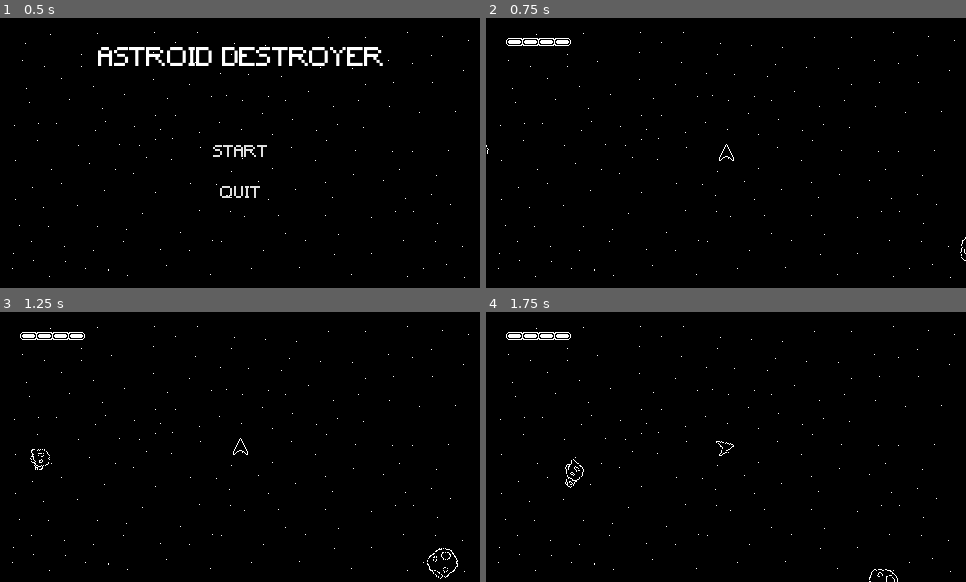
Above: before the commit, frames 1-4 (two rows, left to right).
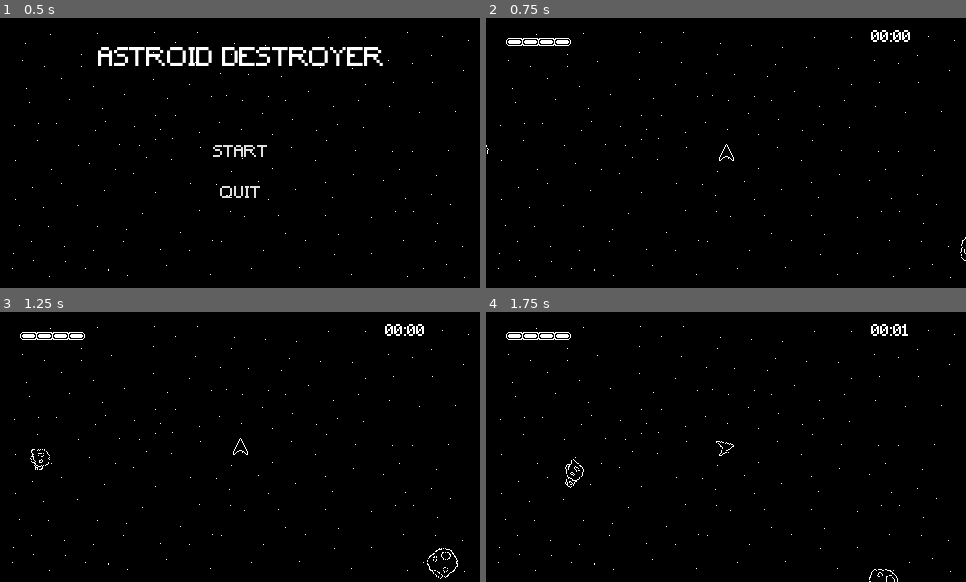
Above: after the commit, the same moments.

Repository: agkioura/Asteroids-Clone
Game: Godot game, scene res://game.tscn
Same seed, same stepped clock (60 frames per second), same inputs: the game is played once before the commit and once after it.
Inputs:
- Up to frame 1 (0.5 s): no input
- Up to frame 2 (0.75 s): click "START" at 0.5 s
- Up to frame 3 (1.25 s): no input
- Up to frame 4 (1.75 s): hold Right (ui_right) from 1.28 s (still down); hold Z (shoot) from 1.28 s (still down)

Frame 1 is identical in both runs. In frame 2, 0.2% of the frame differs, in the area x 80-89%, y 4-9%; in frame 3, 0.2%; in frame 4, 0.2%.

Commit message:
created timer

Diff:
--- a/entities/space ship/space_ship.gd
+++ b/entities/space ship/space_ship.gd
@@ -68,4 +68,5 @@
 			#animateDamage()
 			animation_player.play("damaged")
 		else:
-			Global.gameOver.emit()
+			pass
+			#Global.gameOver.emit()
--- a/entities/space ship/space_ship.tscn
+++ b/entities/space ship/space_ship.tscn
@@ -5,6 +5,21 @@
 
 [sub_resource type="CircleShape2D" id="CircleShape2D_uvhui"]
 radius = 11.0
+
+[sub_resource type="Animation" id="Animation_ule3m"]
+length = 0.001
+tracks/0/type = "value"
+tracks/0/imported = false
+tracks/0/enabled = true
+tracks/0/path = NodePath("Sprite2D:visible")
+tracks/0/interp = 1
+tracks/0/loop_wrap = true
+tracks/0/keys = {
+"times": PackedFloat32Array(0),
+"transitions": PackedFloat32Array(1),
+"update": 1,
+"values": [true]
+}
 
 [sub_resource type="Animation" id="Animation_uvhui"]
 resource_name = "damaged"
@@ -20,21 +35,6 @@
 "transitions": PackedFloat32Array(1, 1, 1, 1, 1, 1),
 "update": 1,
 "values": [false, true, false, true, false, true]
-}
-
-[sub_resource type="Animation" id="Animation_ule3m"]
-length = 0.001
-tracks/0/type = "value"
-tracks/0/imported = false
-tracks/0/enabled = true
-tracks/0/path = NodePath("Sprite2D:visible")
-tracks/0/interp = 1
-tracks/0/loop_wrap = true
-tracks/0/keys = {
-"times": PackedFloat32Array(0),
-"transitions": PackedFloat32Array(1),
-"update": 1,
-"values": [true]
 }
 
 [sub_resource type="AnimationLibrary" id="AnimationLibrary_5b78f"]
--- a/game.gd
+++ b/game.gd
@@ -14,7 +14,7 @@
 	add_child(currentScene)
 
 func loadGui() -> void:
-	currentGui = load("res://ui/health_bar.tscn").instantiate()
+	currentGui = load("res://ui/player_ui.tscn").instantiate()
 	add_child(currentGui)
 
 func _on_game_over() -> void:
--- a/levels/level.gd
+++ b/levels/level.gd
@@ -10,6 +10,7 @@
 var positions: Array = []
 
 var ship: SpaceShip
+var time: float
 
 func _ready() -> void:
 	Global.gameOver.connect(_on_game_over)
@@ -28,10 +29,12 @@
 
 	Global.game.loadGui()
 
-func _process(_delta: float) -> void:
+func _process(delta: float) -> void:
+	time += delta
 	if spawn_timer.is_stopped():
 		spawnAstroids()
 		spawn_timer.start(2)
+	print(time)
 
 func spawnAstroids() -> void:
 	for i in range(rng.randi_range(3,4)):
--- a/project.godot
+++ b/project.godot
@@ -23,7 +23,6 @@
 
 window/size/viewport_width=480
 window/size/viewport_height=270
-window/size/mode=4
 window/stretch/mode="canvas_items"
 
 [input]
--- a/ui/health_bar.gd
+++ /dev/null
@@ -1,19 +0,0 @@
-extends CanvasLayer
-
-@onready var health: HBoxContainer = $MarginContainer/TextureRect/HBoxContainer
-var healthPoints: int
-
-func _ready() -> void:
-	healthPoints = Global.player.maxHealth
-	Global.player.damaged.connect(_on_ship_damaged)
-	initHealth()
-
-func initHealth() -> void:
-	for i in range(healthPoints):
-		var hp = TextureRect.new()
-		hp.texture = load("res://assets/health_filler.png")
-		health.add_child(hp)
-
-func _on_ship_damaged() -> void:
-	var hp := health.get_children()
-	hp[-1].queue_free()
--- a/ui/health_bar.tscn
+++ /dev/null
@@ -1,28 +0,0 @@
-[gd_scene load_steps=3 format=3 uid="uid://br2kncrhlrpwx"]
-
-[ext_resource type="Script" uid="uid://btlukpsi1usuq" path="res://ui/health_bar.gd" id="1_prk0l"]
-[ext_resource type="Texture2D" uid="uid://cf870wgnjfq5s" path="res://assets/health_bar_placeholder.png" id="1_rwxrv"]
-
-[node name="HealthBar" type="CanvasLayer"]
-script = ExtResource("1_prk0l")
-
-[node name="MarginContainer" type="MarginContainer" parent="."]
-offset_right = 40.0
-offset_bottom = 40.0
-theme_override_constants/margin_left = 20
-theme_override_constants/margin_top = 20
-
-[node name="TextureRect" type="TextureRect" parent="MarginContainer"]
-layout_mode = 2
-size_flags_horizontal = 4
-texture = ExtResource("1_rwxrv")
-stretch_mode = 2
-
-[node name="HBoxContainer" type="HBoxContainer" parent="MarginContainer/TextureRect"]
-layout_mode = 2
-offset_left = 1.0
-offset_top = 1.0
-offset_right = 16.0
-offset_bottom = 7.0
-grow_vertical = 2
-theme_override_constants/separation = 1
--- /dev/null
+++ b/ui/player_ui.gd
@@ -0,0 +1,37 @@
+extends CanvasLayer
+
+@onready var health: HBoxContainer = $HBoxContainer/MarginContainer/TextureRect/HBoxContainer
+@onready var timer: Label = $HBoxContainer/Label
+var time: float
+
+var healthPoints: int
+
+func _ready() -> void:
+	time = 0.0
+	timer.text = ""
+	healthPoints = Global.player.maxHealth
+	Global.player.damaged.connect(_on_ship_damaged)
+	initHealth()
+
+func _process(delta: float) -> void:
+	time += delta
+	timer.text = getTimeFormat(time)
+
+func initHealth() -> void:
+	for i in range(healthPoints):
+		var hp = TextureRect.new()
+		hp.texture = load("res://assets/health_filler.png")
+		health.add_child(hp)
+
+# time in milliseconds
+func getTimeFormat(time: float) -> String:
+	var mins = int(time / 60.0)
+	var seconds = int(fmod(time, 60.0))
+	var displaySeconds = "0" + str(seconds) if seconds < 10 else str(seconds)
+	var displayMins = "0" + str(mins) if mins < 10 else str(mins)
+
+	return displayMins + ":" + displaySeconds
+
+func _on_ship_damaged() -> void:
+	var hp := health.get_children()
+	hp[-1].queue_free()
--- /dev/null
+++ b/ui/player_ui.tscn
@@ -0,0 +1,37 @@
+[gd_scene load_steps=4 format=3 uid="uid://br2kncrhlrpwx"]
+
+[ext_resource type="Script" uid="uid://btlukpsi1usuq" path="res://ui/player_ui.gd" id="1_vq5xy"]
+[ext_resource type="Texture2D" uid="uid://cf870wgnjfq5s" path="res://assets/health_bar_placeholder.png" id="2_ehg4m"]
+[ext_resource type="FontFile" uid="uid://bcct3elykmji6" path="res://assets/Minecraft.ttf" id="3_ehg4m"]
+
+[node name="PlayerUI" type="CanvasLayer"]
+script = ExtResource("1_vq5xy")
+
+[node name="HBoxContainer" type="HBoxContainer" parent="."]
+offset_right = 446.0
+offset_bottom = 40.0
+theme_override_constants/separation = 300
+
+[node name="MarginContainer" type="MarginContainer" parent="HBoxContainer"]
+layout_mode = 2
+theme_override_constants/margin_left = 20
+theme_override_constants/margin_top = 20
+
+[node name="TextureRect" type="TextureRect" parent="HBoxContainer/MarginContainer"]
+layout_mode = 2
+size_flags_horizontal = 4
+texture = ExtResource("2_ehg4m")
+stretch_mode = 2
+
+[node name="HBoxContainer" type="HBoxContainer" parent="HBoxContainer/MarginContainer/TextureRect"]
+layout_mode = 2
+offset_left = 1.0
+offset_top = 1.0
+offset_right = 16.0
+offset_bottom = 7.0
+grow_vertical = 2
+theme_override_constants/separation = 1
+
+[node name="Label" type="Label" parent="HBoxContainer"]
+layout_mode = 2
+theme_override_fonts/font = ExtResource("3_ehg4m")
Renamed: ui/health_bar.gd.uid -> ui/player_ui.gd.uid
